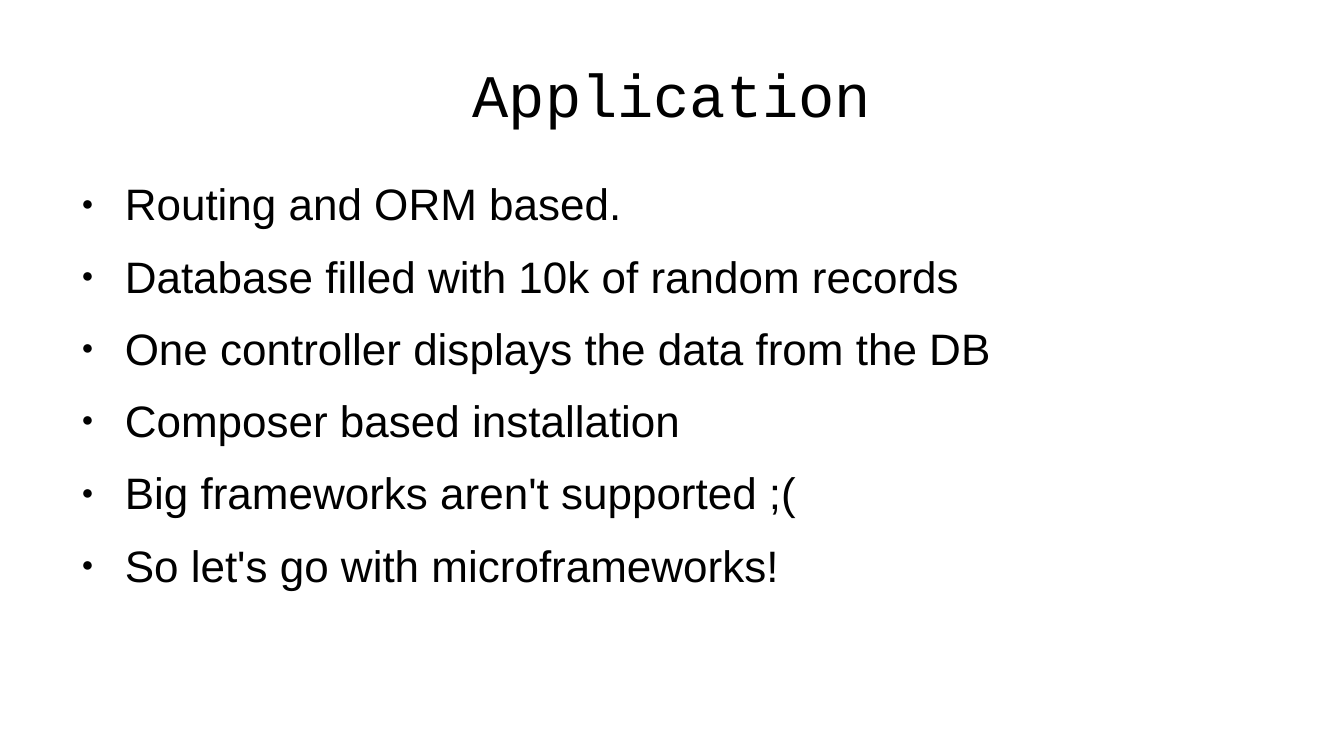
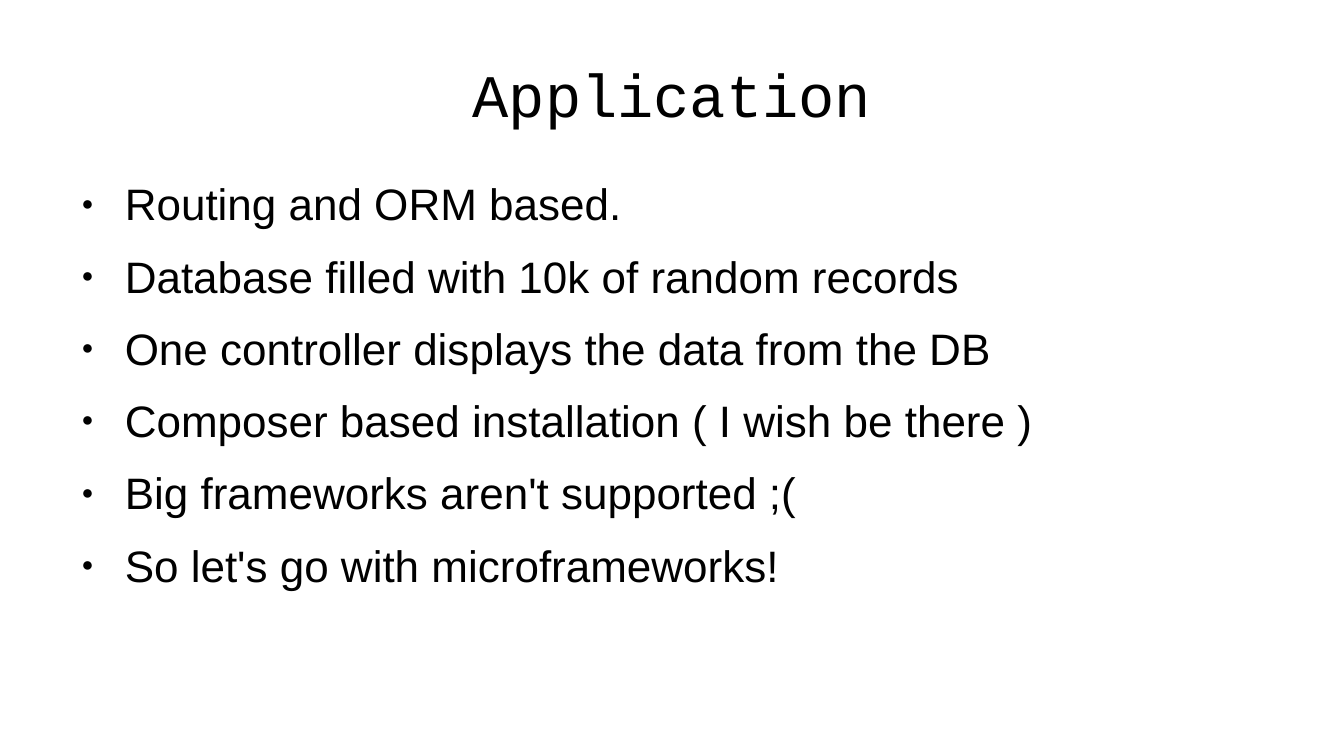
Before and after one commit to emgiezet/meetphp-8, a slide deck: slide 13 of presentation/presentation.odp. Drawn at 1344x756 pixels with LibreOffice and Linux fonts; fonts in the diff are those of the drawing; background and template pictures are left out. Boxes give left, top, right and bottom in pixels: in the first picture for what was removed or moved away, otherwise in the second. Text is boxed around its words. In the diff, an @@ line names an element or a change of style, - is before the commit and + after.

```diff
--- a/presentation/presentation.odp
+++ b/presentation/presentation.odp
@@ text at (125,405,1005,446): text changed @@
-● Composer based installation
+● Composer based installation ( I wish be there )
```
Also in this commit, not shown: 7 other slides changed, 8 slides added, 3 slides removed, 7 other files.
